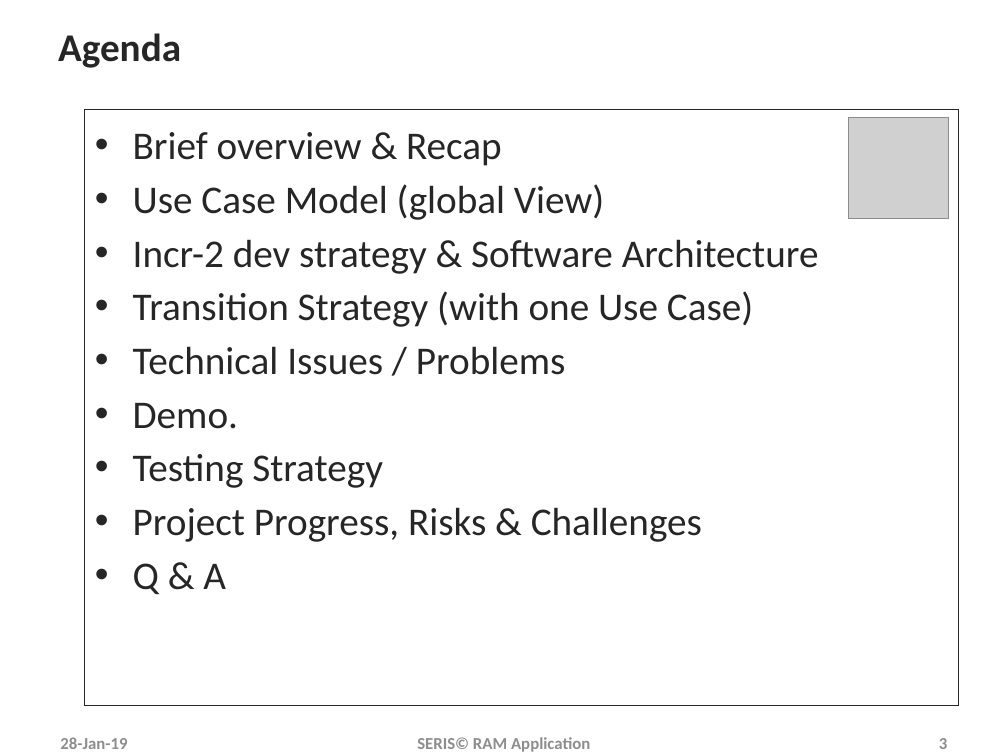
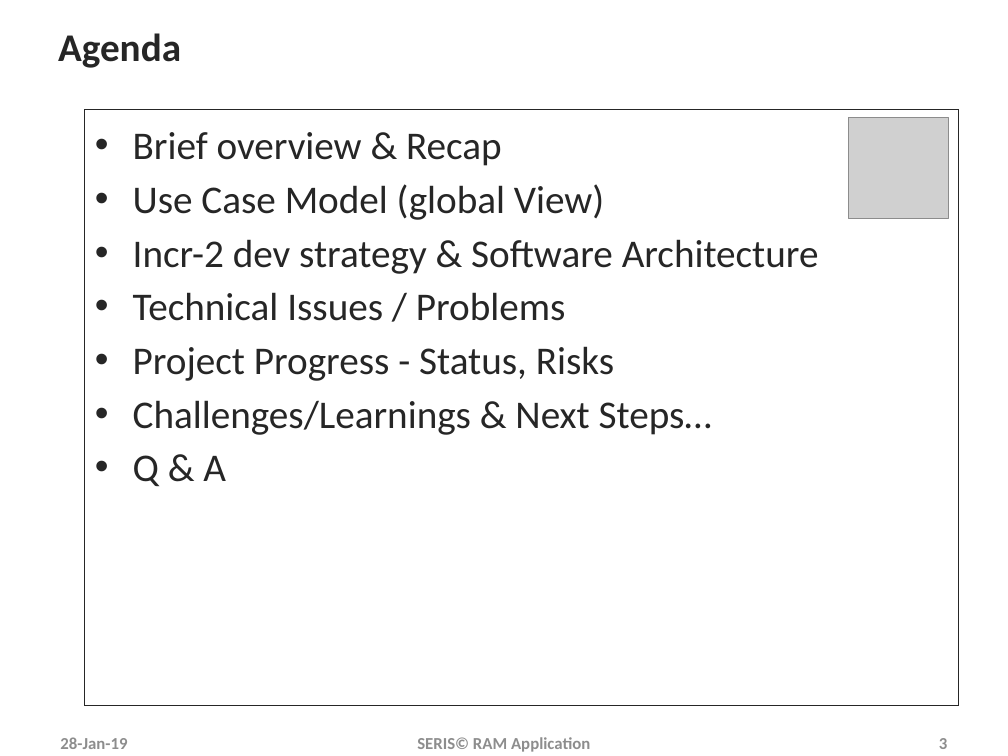
Before and after one commit to MrNayLA/SE25PT7SERIS, a slide deck: slide 3 of MGMT/REPORT/PPT/WORK IN PROGRESS/3 RAM Project Presentation - Iter2.pptx. Drawn at 1008x756 pixels with LibreOffice and Linux fonts; fonts in the diff are those of the drawing; grey boxes stand for pictures; background and template pictures are left out. Boxes give left, top, right and bottom in pixels: in the first picture for what was removed or moved away, otherwise in the second. Text is boxed around its words. In the diff, an @@ line names an element or a change of style, - is before the commit and + after.

```diff
--- a/MGMT/REPORT/PPT/WORK IN PROGRESS/3 RAM Project Presentation - Iter2.pptx
+++ b/MGMT/REPORT/PPT/WORK IN PROGRESS/3 RAM Project Presentation - Iter2.pptx
@@ text in rectangle at (x1=133, y1=291, x2=753, y2=327): paragraph removed @@
-• Transition Strategy (with one Use Case)
@@ text in rectangle at (x1=133, y1=346, x2=712, y2=435): text changed @@
-• Demo.
-• Testing Strategy
-• Project Progress, Risks & Challenges
+• Project Progress - Status, Risks
+• Challenges/Learnings & Next Steps…
```
